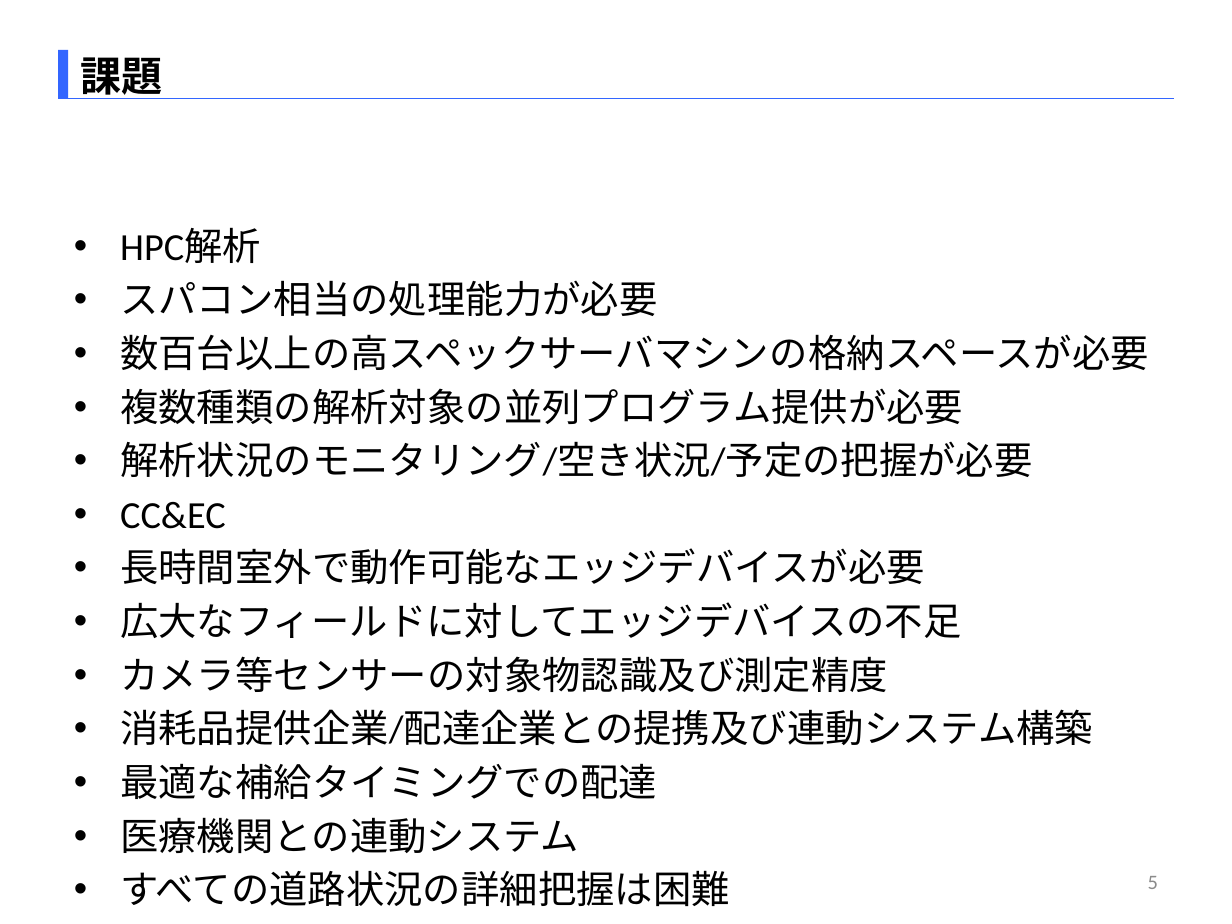
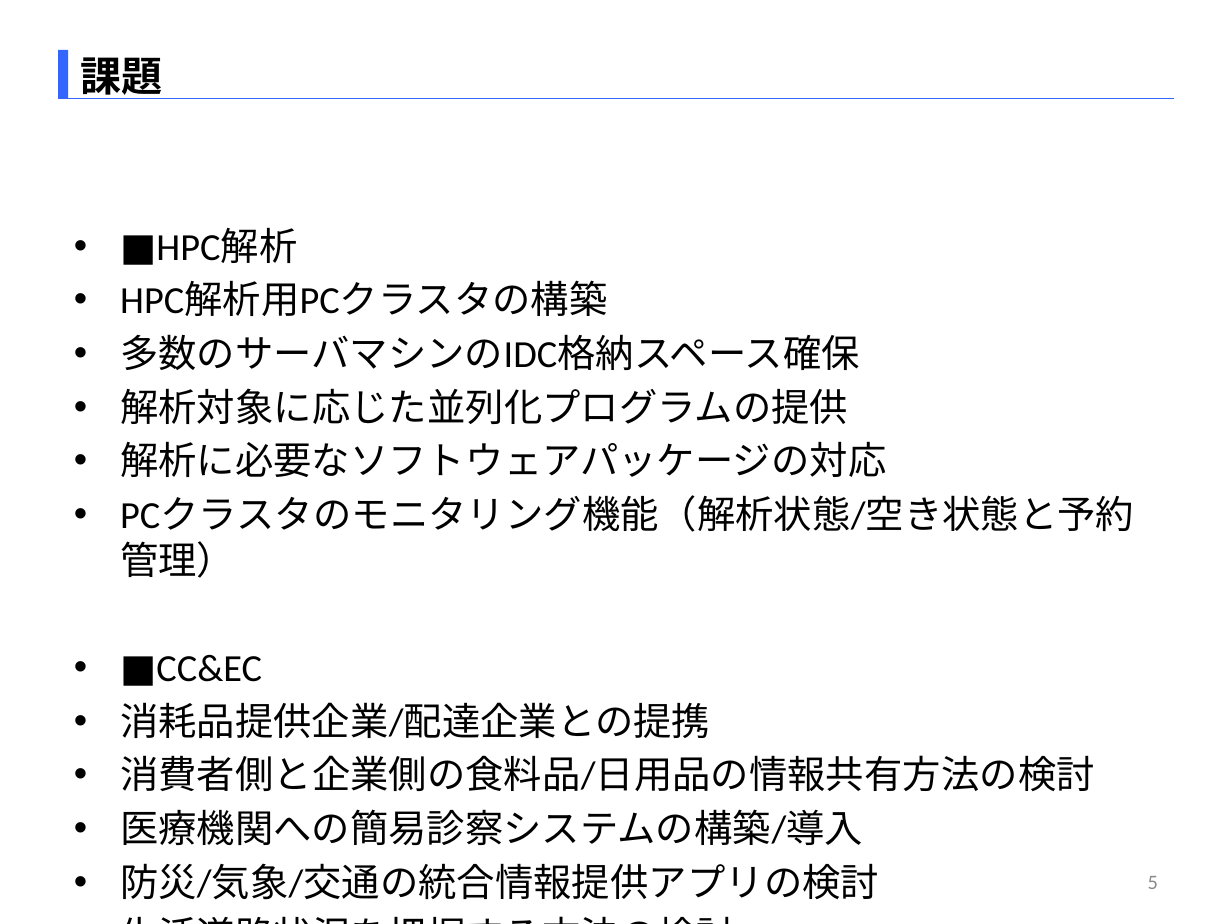
Before and after one commit to SITH-YN/PythonTool, a slide deck: slide 5 of Temp/EMB本部_中村洋太_290863_[HPC解析_CC&ECサービス].pptx. Drawn at 1232x924 pixels with LibreOffice and Linux fonts; fonts in the diff are those of the drawing. Boxes give left, top, right and bottom in pixels: in the first picture for what was removed or moved away, otherwise in the second. Text is boxed around its words. In the diff, an @@ line names an element or a change of style, - is before the commit and + after.

```diff
--- a/Temp/EMB本部_中村洋太_290863_[HPC解析_CC&ECサービス].pptx
+++ b/Temp/EMB本部_中村洋太_290863_[HPC解析_CC&ECサービス].pptx
@@ text at box(120, 229, 1134, 900): text changed @@
-• HPC解析
-• スパコン相当の処理能力が必要
-• 数百台以上の高スペックサーバマシンの格納スペースが必要
-• 複数種類の解析対象の並列プログラム提供が必要
-• 解析状況のモニタリング/空き状況/予定の把握が必要
-• CC&EC
-• 長時間室外で動作可能なエッジデバイスが必要
-• 広大なフィールドに対してエッジデバイスの不足
-• カメラ等センサーの対象物認識及び測定精度
-• 消耗品提供企業/配達企業との提携及び連動システム構築
-• 最適な補給タイミングでの配達
-• 医療機関との連動システム
-• すべての道路状況の詳細把握は困難
+• ■HPC解析
+• HPC解析用PCクラスタの構築
+• 多数のサーバマシンのIDC格納スペース確保
+• 解析対象に応じた並列化プログラムの提供
+• 解析に必要なソフトウェアパッケージの対応
+• PCクラスタのモニタリング機能（解析状態/空き状態と予約管理）
+• ■CC&EC
+• 消耗品提供企業/配達企業との提携
+• 消費者側と企業側の食料品/日用品の情報共有方法の検討
+• 医療機関への簡易診察システムの構築/導入
+• 防災/気象/交通の統合情報提供アプリの検討
+• 生活道路状況を把握する方法の検討
```
Also in this commit, not shown: 7 other slides changed, 2 slides added.
